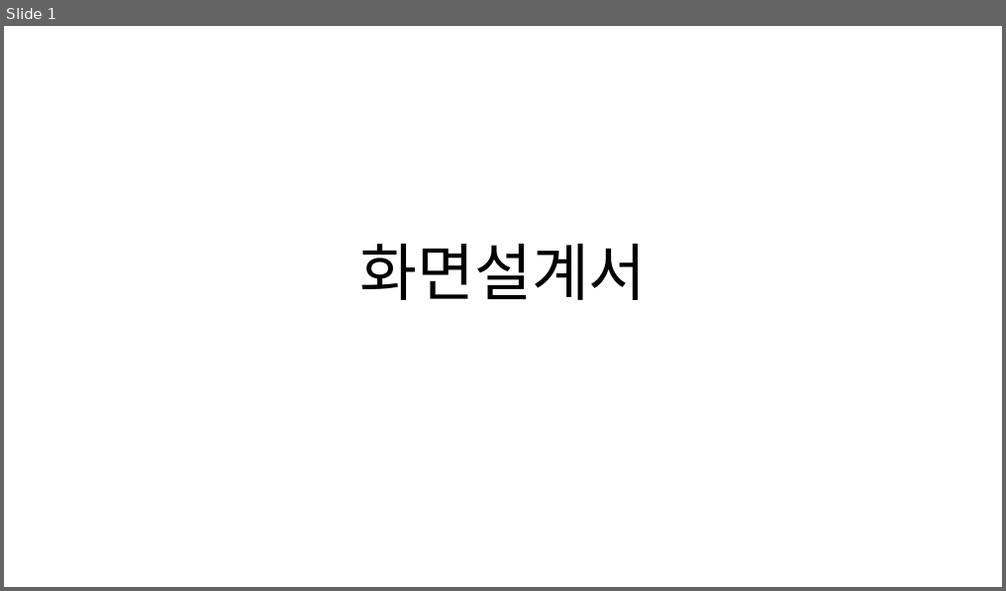
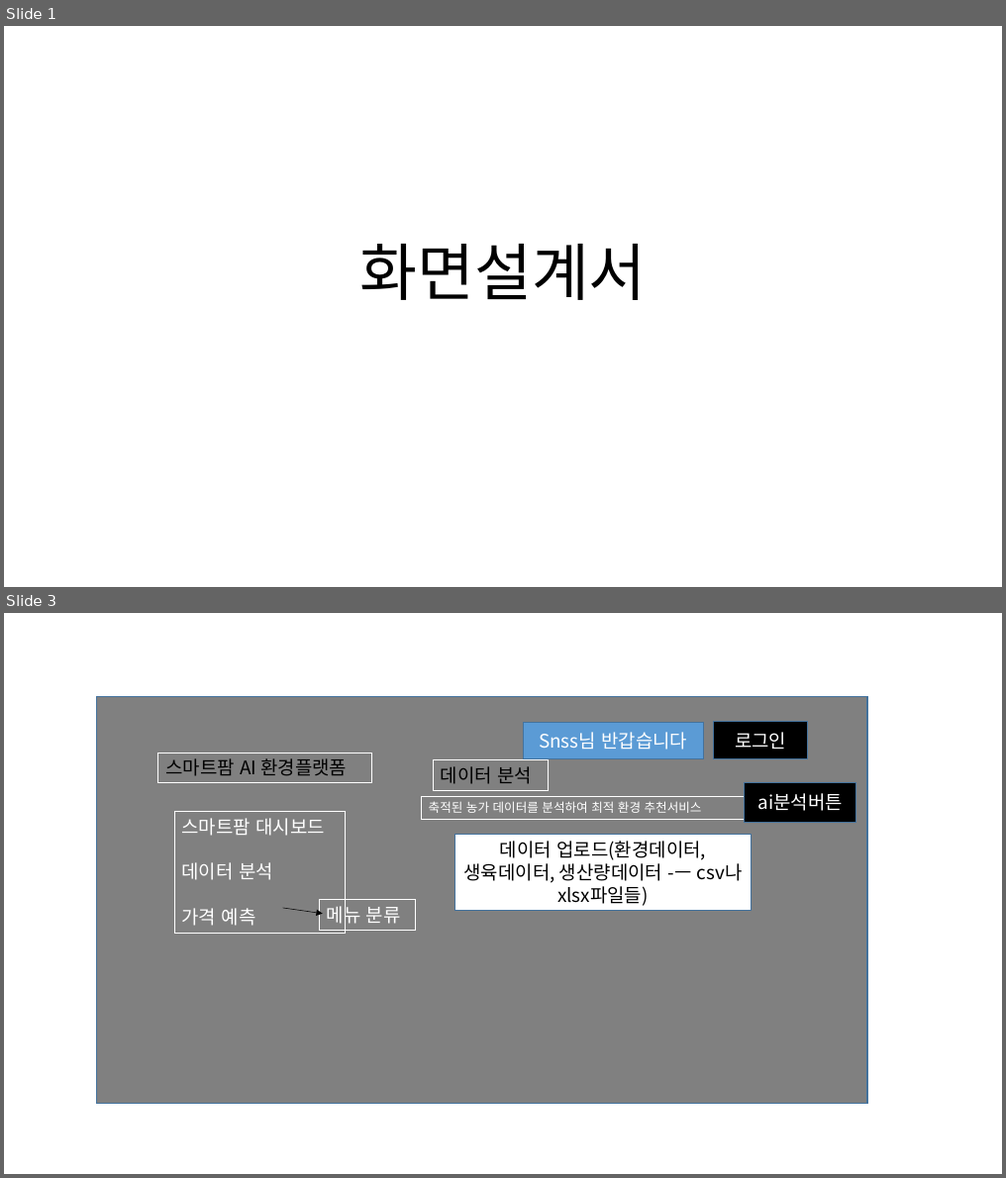
Before and after one commit to sky17892/python_1st_project, a slide deck: 화면설계서.pptx. Shown one above the other, each under a label of ours: slide 1 before the commit, slides 1 and 3 after it; the slides between them are not shown. The pictures are 1006x591 and 1006x1178 pixels, drawn with LibreOffice and Linux fonts; fonts in the diff are those of the drawing. Boxes give left, top, right and bottom in pixels: in the first picture for what was removed or moved away, otherwise in the second. Text is boxed around its words. In the diff, an @@ line names an element or a change of style, - is before the commit and + after.

```diff
--- a/화면설계서.pptx
+++ b/화면설계서.pptx
@@ slide 3 added at [4,613,1002,1174], background #FFFFFF @@
@@ rectangle added at [97,696,867,1103], fill #808080, outline #43739E 1 pt @@
@@ rectangle added at [523,723,703,760], fill #5B9BD5, outline #43739E 1 pt, 18 pt, text #FFFFFF @@
+Snss님 반갑습니다
@@ rectangle added at [714,722,807,760], fill #000000, outline #43739E 1 pt, 18 pt, text #FFFFFF @@
+로그인
@@ rectangle added at [158,753,371,783], outline #FFFFFF 0 pt dashed, 18 pt, text #000000 @@
+스마트팜 AI 환경플랫폼
@@ rectangle added at [433,761,548,790], outline #FFFFFF 0 pt dashed, 18 pt, text #000000 @@
+데이터 분석
@@ rectangle added at [745,783,856,823], fill #000000, outline #43739E 1 pt, 18 pt, text #FFFFFF @@
+ai분석버튼
@@ rectangle added at [174,812,346,934], outline #FFFFFF 0 pt dashed, 18 pt, text #FFFFFF @@
+스마트팜 대시보드
+데이터 분석
+가격 예측
@@ rectangle added at [421,796,747,819], outline #FFFFFF 0 pt dashed, 12 pt, text #FFFFFF @@
+축적된 농가 데이터를 분석하여 최적 환경 추천서비스
@@ rectangle added at [455,835,751,911], fill #FFFFFF, outline #43739E 1 pt, 18 pt, text #000000 @@
+데이터 업로드(환경데이터, 생육데이터, 생산량데이터 -ㅡ csv나 xlsx파일들)
@@ arrow added from (283, 908) to (323, 914), #000000 0.5 pt dashed @@
@@ rectangle added at [319,900,415,930], outline #FFFFFF 0 pt dashed, 18 pt, text #FFFFFF @@
+메뉴 분류
```
Also in this commit, not shown: 2 other slides added, 1 slide removed, 1 other file.
